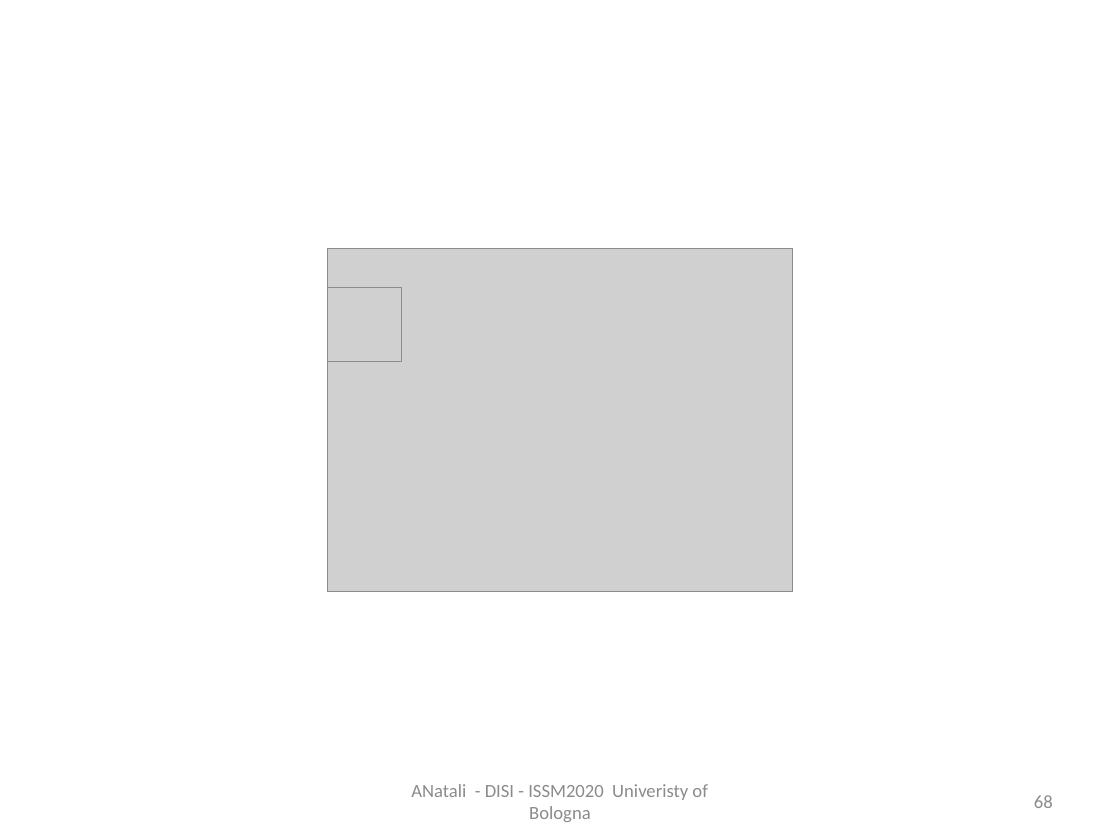
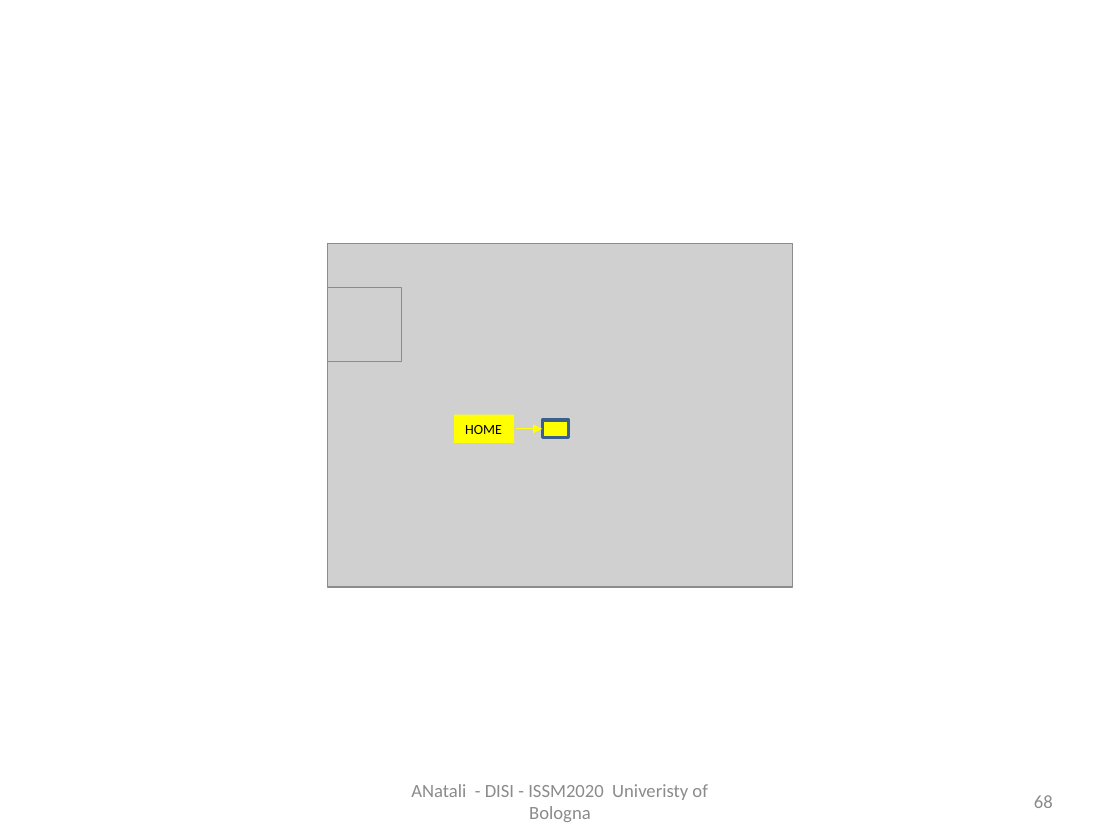
Before and after one commit to anatali/iss2021Lab, a slide deck: slide 68 of it.unibo.issLabStart/userDocs/ISSM2020Figs.pptx. Drawn at 1120x840 pixels with LibreOffice and Linux fonts; fonts in the diff are those of the drawing; grey boxes stand for pictures. Boxes give left, top, right and bottom in pixels: in the first picture for what was removed or moved away, otherwise in the second. Text is boxed around its words. In the diff, an @@ line names an element or a change of style, - is before the commit and + after.

```diff
--- a/it.unibo.issLabStart/userDocs/ISSM2020Figs.pptx
+++ b/it.unibo.issLabStart/userDocs/ISSM2020Figs.pptx
@@ picture: place and size @@
-picture at (327,249,792,592)
+picture at (327,244,792,588)
@@ rectangle added at (455,414,515,442), fill #FFFF00, 9 pt, text #000000 @@
+HOME
@@ arrow added from (516, 429) to (542, 429), #FFFF00 0.75 pt @@
@@ rectangle added at (542,420,569,438), fill #FFFF00, outline #3A5F8C 2 pt @@
```
Also in this commit, not shown: 8 other files.
